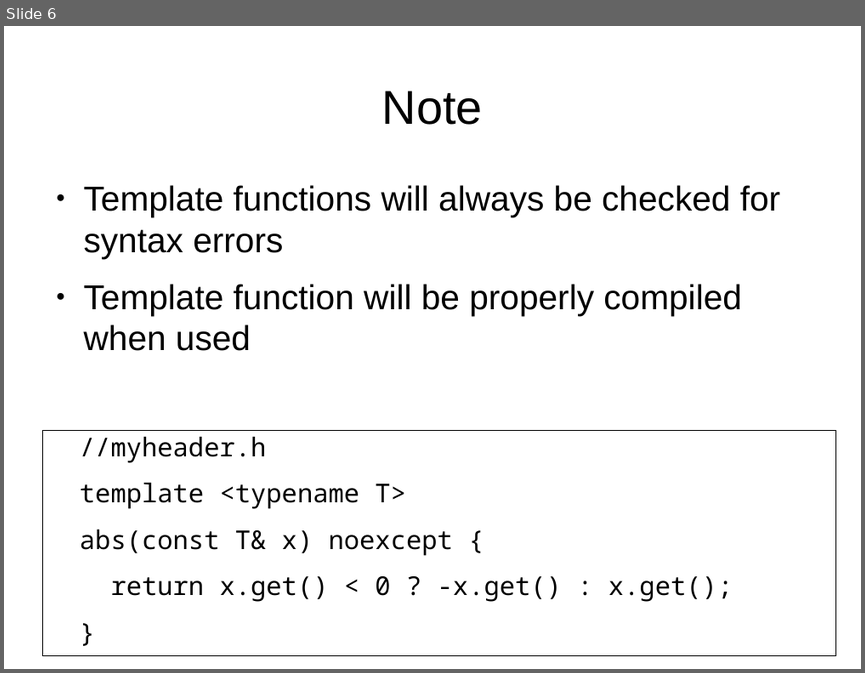
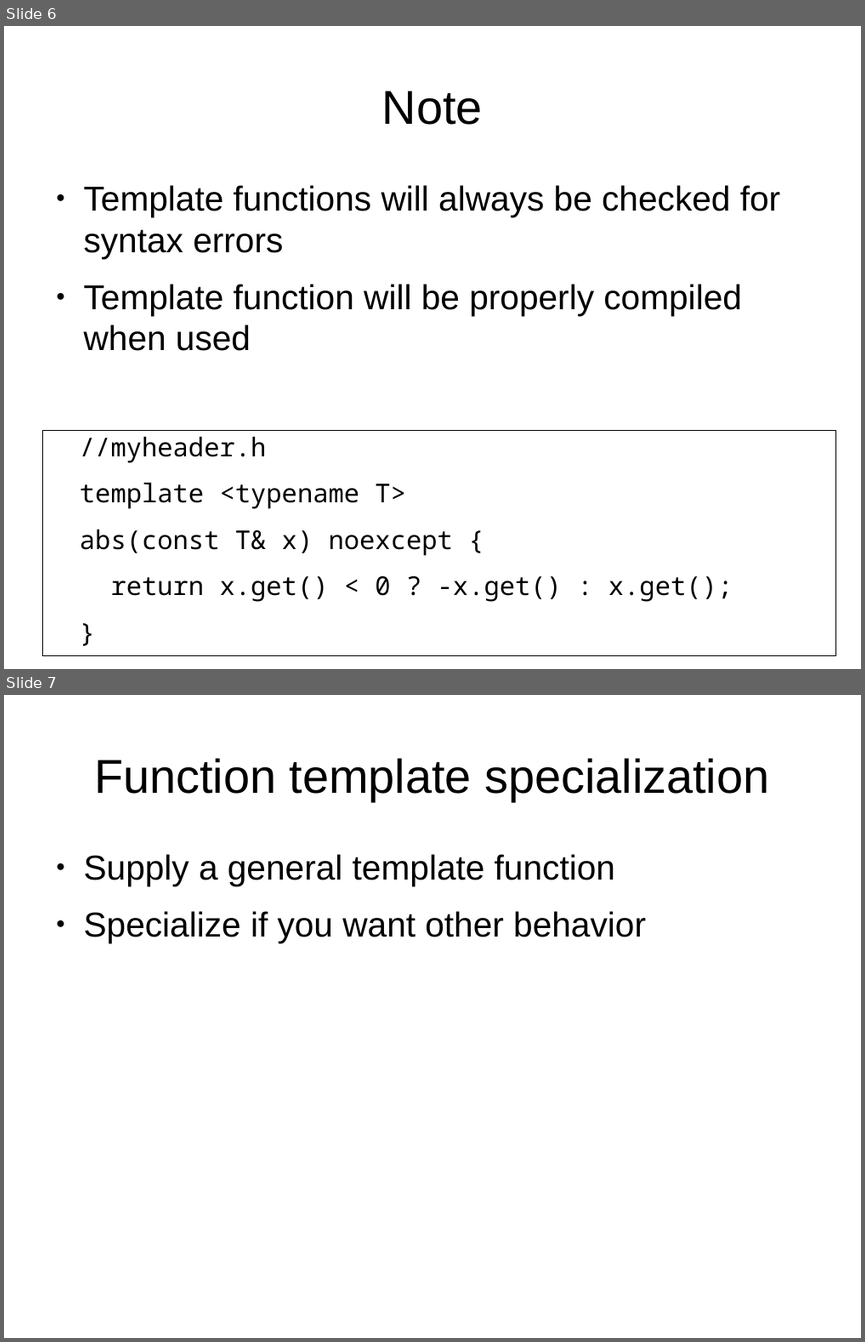
Before and after one commit to richelbilderbeek/CppPresentations, a slide deck: TemplateFunctions/TemplateFunctions.odp. Shown one above the other, each under a label of ours: slide 6 before the commit, slides 6 and 7 after it. The pictures are 865x673 and 865x1342 pixels, drawn with LibreOffice and Linux fonts; fonts in the diff are those of the drawing. Boxes give left, top, right and bottom in pixels: in the first picture for what was removed or moved away, otherwise in the second. Text is boxed around its words. In the diff, an @@ line names an element or a change of style, - is before the commit and + after.

```diff
--- a/TemplateFunctions/TemplateFunctions.odp
+++ b/TemplateFunctions/TemplateFunctions.odp
@@ slide 7 added at (x1=4, y1=695, x2=861, y2=1338), background #FFFFFF @@
@@ title added at (x1=94, y1=758, x2=769, y2=801), 44 pt, text #000000 @@
+Function template specialization
@@ text added at (x1=84, y1=854, x2=646, y2=943), 32 pt, text #000000 @@
+● Supply a general template function
+● Specialize if you want other behavior
```
Also in this commit, not shown: 1 slide changed, 2 other slides added.
